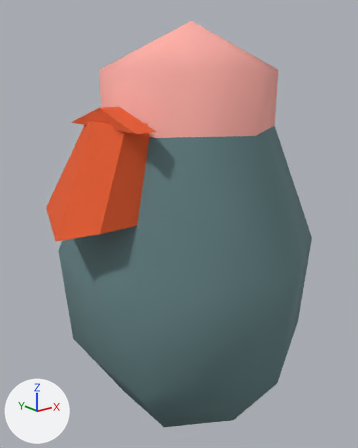
What one commit did to the FBX model Assets/Models/StaticMeshes/SK_Character.fbx.
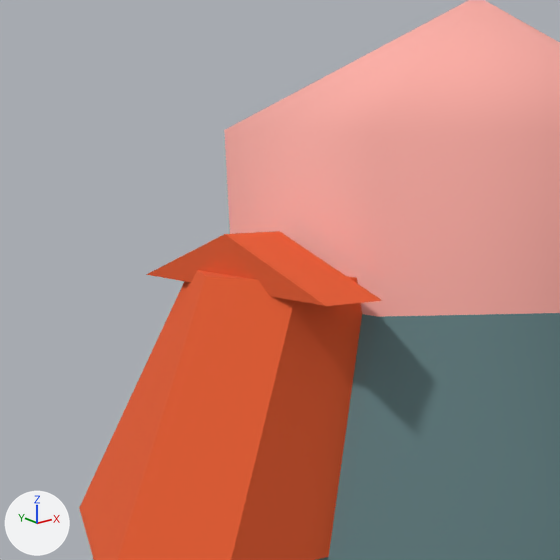
There are two pictures of each version: one whole from a camera (50 mm lens) standing at (-3.008, -1.531, 0.959) and looking at (-2.203, -0.524, 0.556), one close up on the part from 5% to 62% of the width and 5% to 51% of the height. Arrows for +X, +Y and +Z are at lower left; the lights stay in place. Where no turn or scale is listed for an object, it has been applied to the vertices.
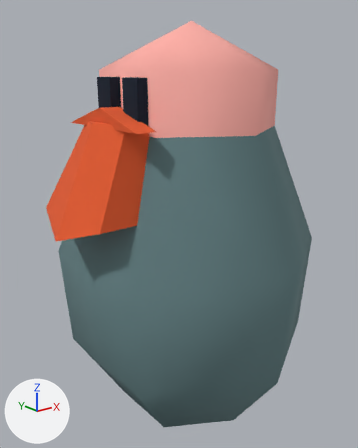
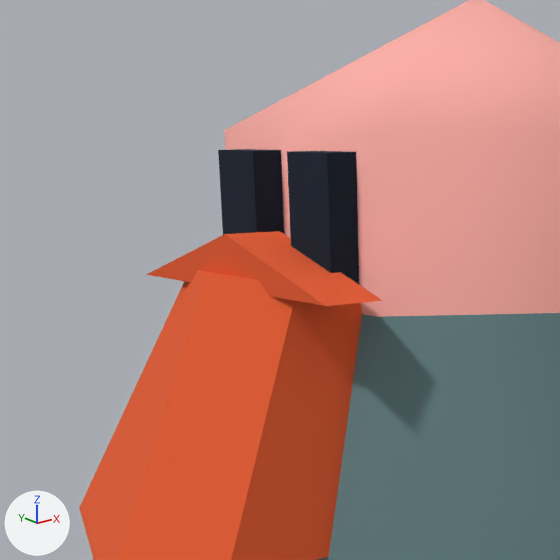
The newer file is also turned or shifted as a whole; pictures and numbers use the older file's frame.

Where the change shows, as pixel boxes [x1, y1, x2, y2] in the close-ups (560 x 560 px):
part 1 of me_sphere, added
    after: [218, 149, 359, 284]

Patch to the scene script:
```diff
--- a/Assets/Models/StaticMeshes/SK_Character.fbx.py
+++ b/Assets/Models/StaticMeshes/SK_Character.fbx.py
@@ me_sphere @@
 # used by ob_sphere; location = (-2.171, -0.532, 0.494)
-me_sphere.from_pydata(...)  # 52 vertices, 54 faces; spans x -0.395..0.309, y -0.357..0.357, z -0.535..0.577
+me_sphere.from_pydata(...)  # 68 vertices, 64 faces; spans x -0.395..0.309, y -0.357..0.357, z -0.535..0.577
+# me_sphere part 1
+# 8 vertices are added at x -0.224..-0.223, y -0.089..0.079, z 0.338..0.447
+# 8 new vertices lie (0.035, 0.0, 0.0) away from vertices in x -0.224..-0.223, y -0.089..0.079, z 0.338..0.447
+# 10 new faces join them
 me_sphere.materials.append(mat_color_palette)
```
